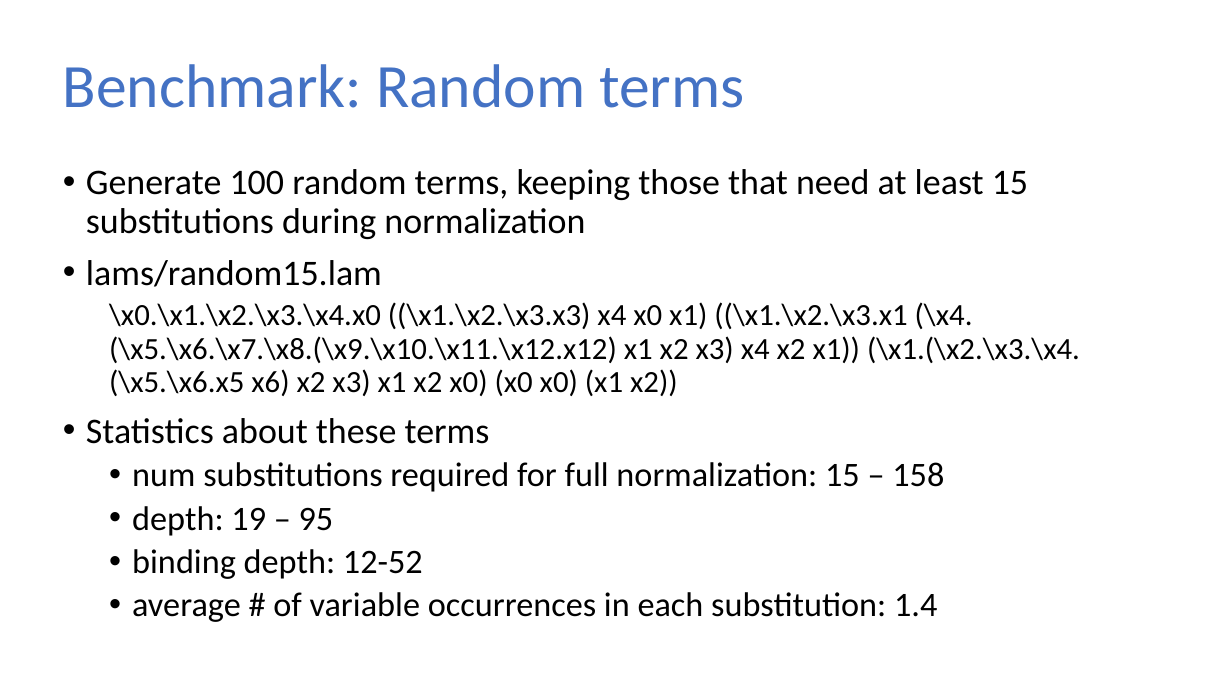
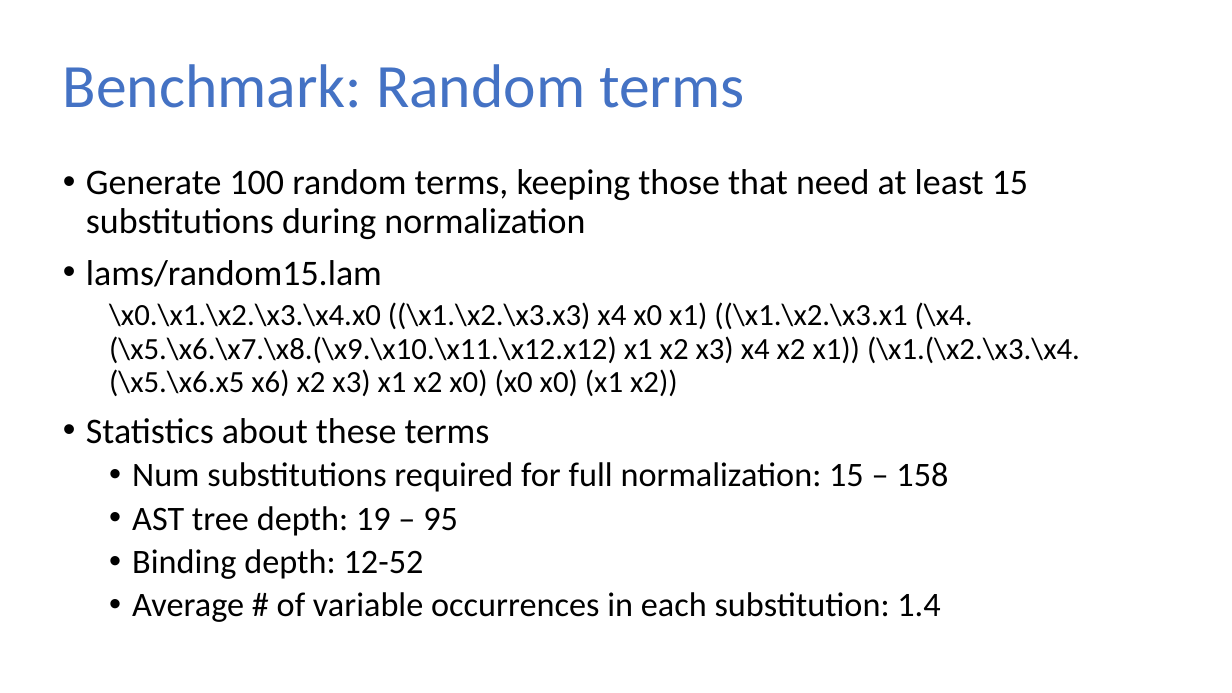
Before and after one commit to sweirich/lambda-n-ways, a slide deck: slide 30 of plclub-2021.pptx (slide 27 before the commit). Drawn at 1232x693 pixels with LibreOffice and Linux fonts; fonts in the diff are those of the drawing. Boxes give left, top, right and bottom in pixels: in the first picture for what was removed or moved away, otherwise in the second. Text is boxed around its words. In the diff, an @@ line names an element or a change of style, - is before the commit and + after.

```diff
--- a/plclub-2021.pptx
+++ b/plclub-2021.pptx
@@ text at box(132, 462, 948, 622): text changed @@
-  • num substitutions required for full normalization: 15 – 158
-  • depth: 19 – 95
-  • binding depth: 12-52
-  • average # of variable occurrences in each substitution: 1.4
+  • Num substitutions required for full normalization: 15 – 158
+  • AST tree depth: 19 – 95
+  • Binding depth: 12-52
+  • Average # of variable occurrences in each substitution: 1.4
```
Also in this commit, not shown: 21 other slides changed, 6 slides added, 16 other files.
